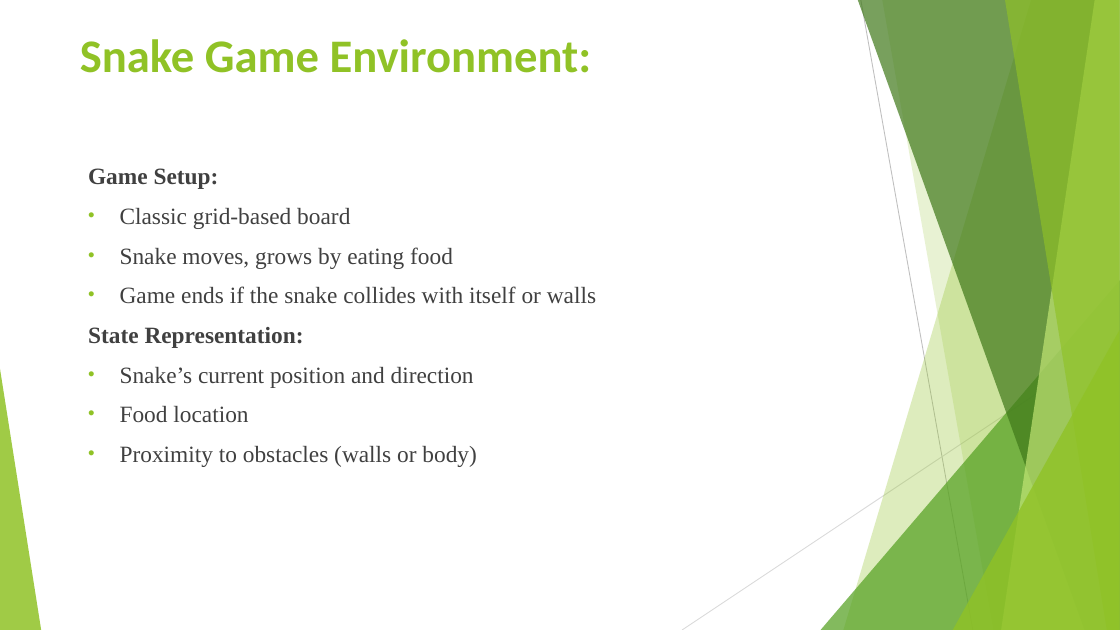
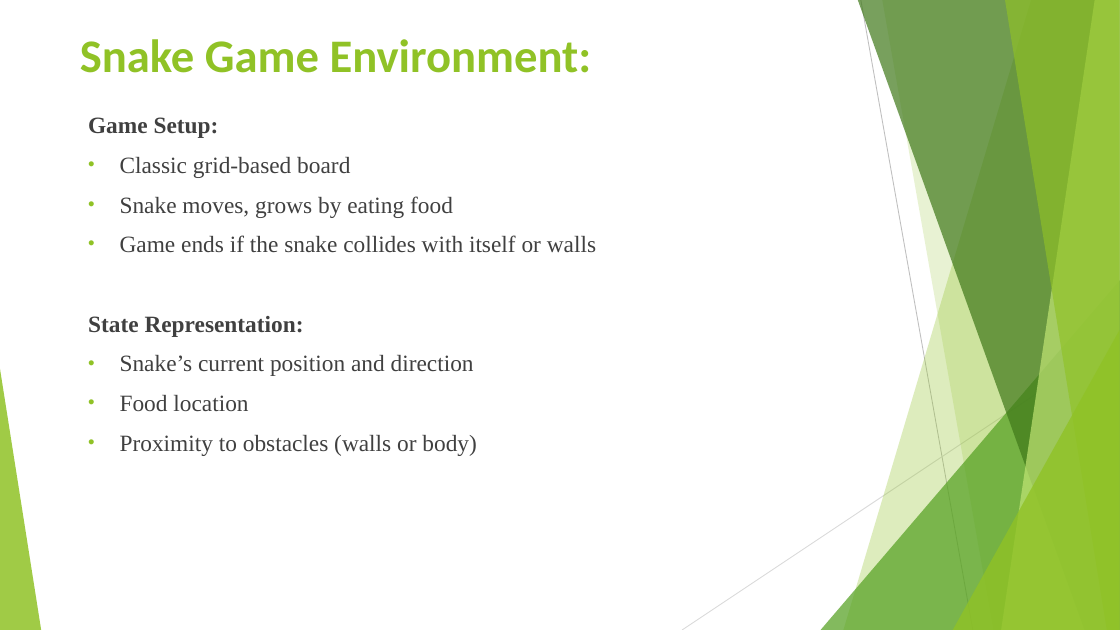
Before and after one commit to Harika2403/Intro-to-AI-Semester-Project, a slide deck: slide 4 of AI Project PPT.pptx. Drawn at 1120x630 pixels with LibreOffice and Linux fonts; fonts in the diff are those of the drawing. Boxes give left, top, right and bottom in pixels: in the first picture for what was removed or moved away, otherwise in the second. Text is boxed around its words. In the diff, an @@ line names an element or a change of style, - is before the commit and + after.

```diff
--- a/AI Project PPT.pptx
+++ b/AI Project PPT.pptx
@@ text "Game Setup:" rewrapped from bbox=[88, 168, 596, 467] to bbox=[88, 117, 596, 456] @@
```
Also in this commit, not shown: 8 other slides changed, 1 slide added, 11 slides removed.
